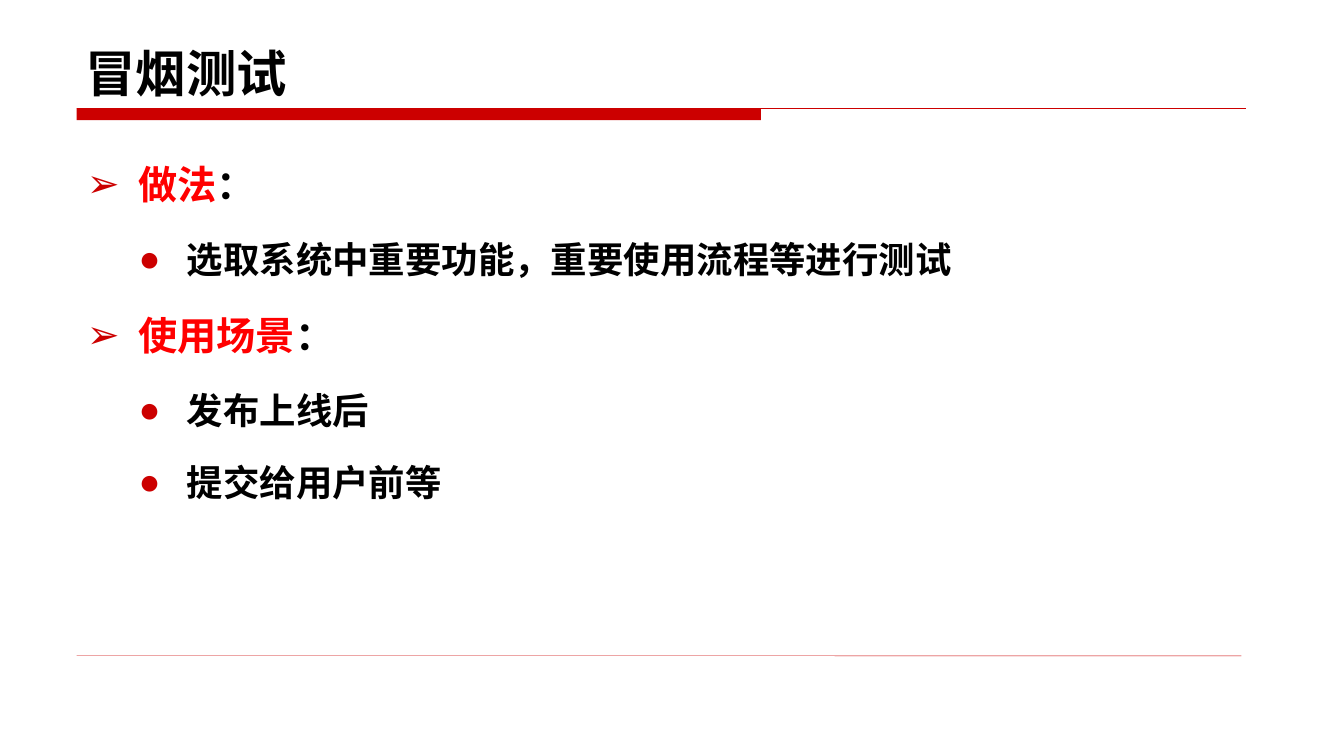
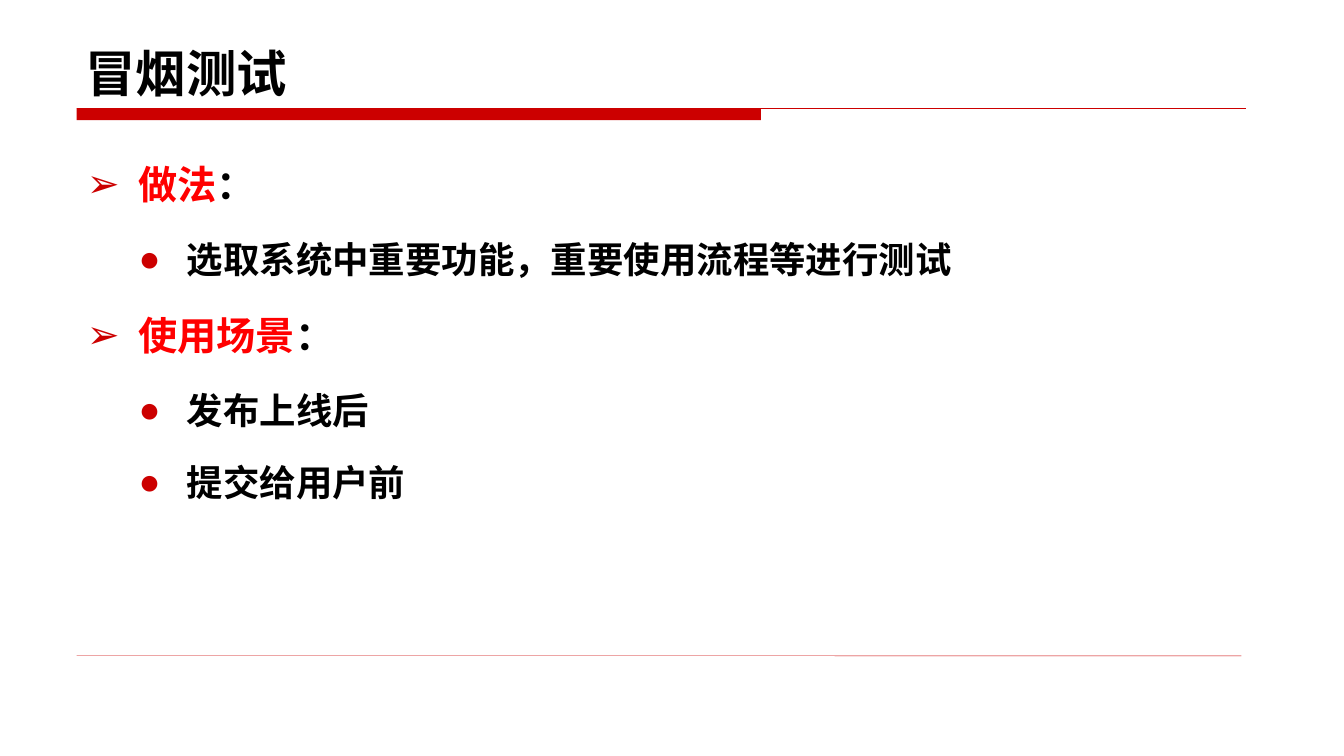
Before and after one commit to edu2act/course-foundation-software-tesing, a slide deck: slide 9 of materials/slides/11.1.pptx (slide 8 before the commit). Drawn at 1344x756 pixels with LibreOffice and Linux fonts; fonts in the diff are those of the drawing. Boxes give left, top, right and bottom in pixels: in the first picture for what was removed or moved away, otherwise in the second. Text is boxed around its words. In the diff, an @@ line names an element or a change of style, - is before the commit and + after.

Commit message:
白盒测试实践

```diff
--- a/materials/slides/11.1.pptx
+++ b/materials/slides/11.1.pptx
@@ text at (187, 464, 405, 500): text changed @@
-  ● 提交给用户前等
+  ● 提交给用户前
```
Also in this commit, not shown: 5 other slides changed, 8 slides added, 2 other files.
